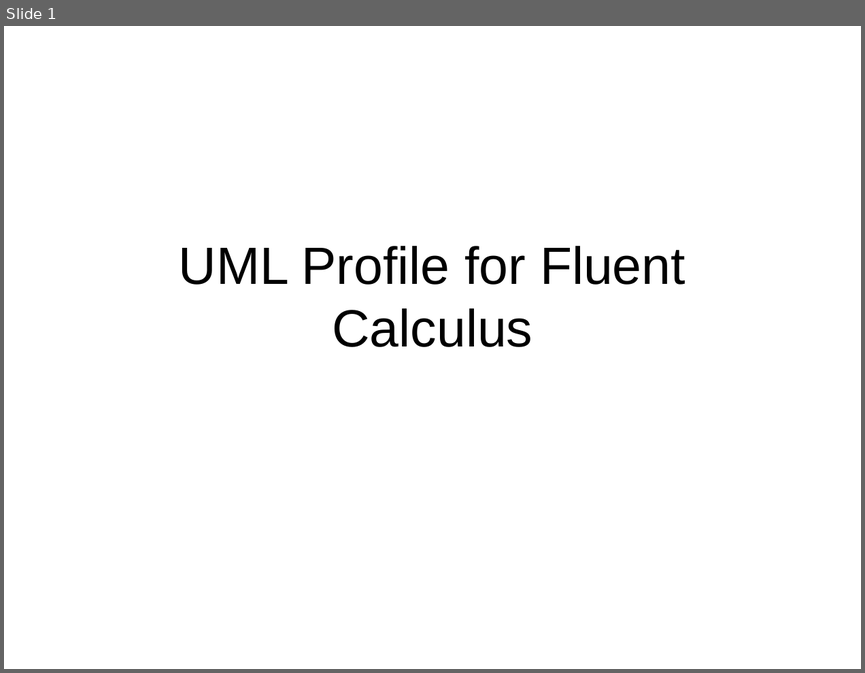
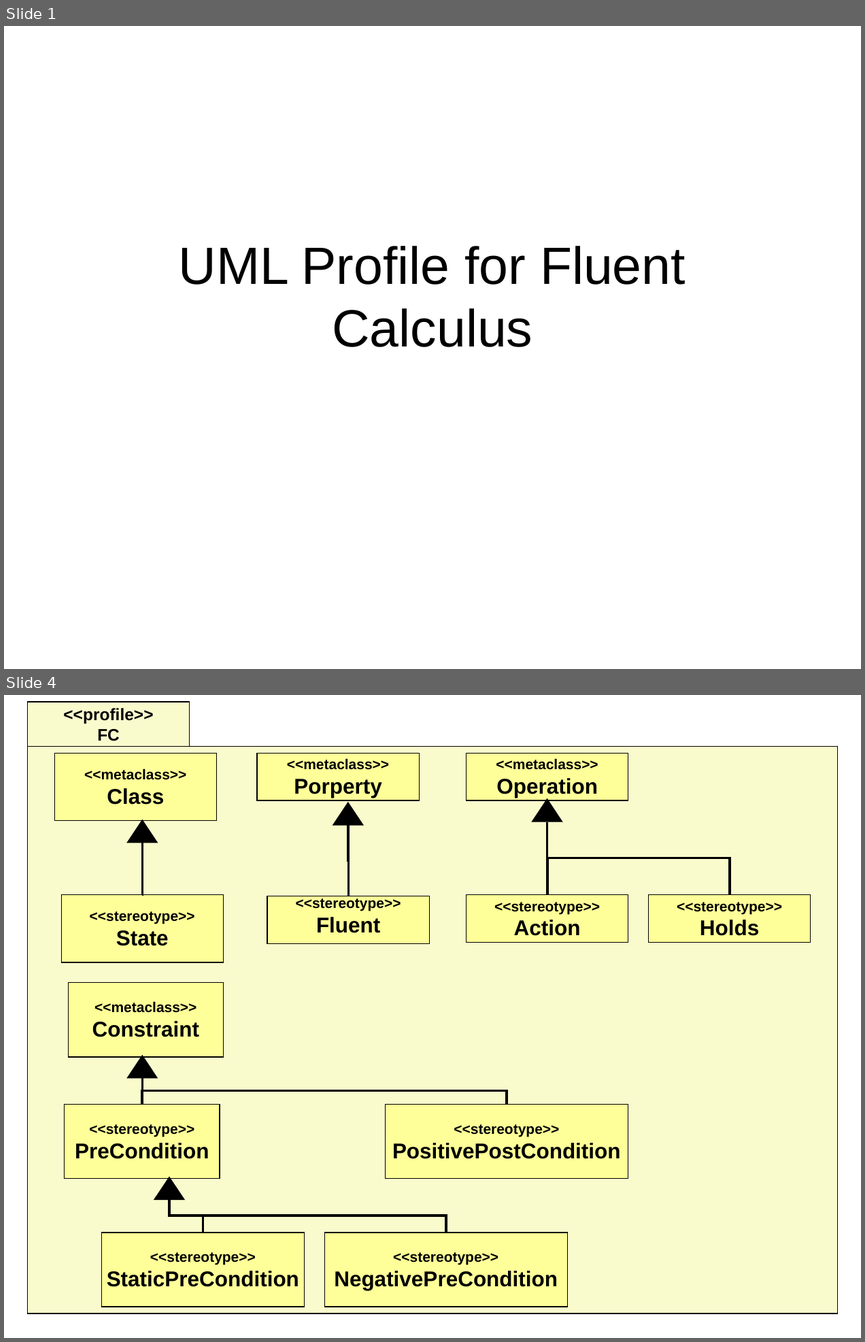
Before and after one commit to krishprince/rollerslam, a slide deck: docs/FluentCalculus/UML_Profile_for_Fluent_Calculus.ppt. Shown one above the other, each under a label of ours: slide 1 before the commit, slides 1 and 4 after it; the slides between them are not shown. The pictures are 865x673 and 865x1342 pixels, drawn with LibreOffice and Linux fonts; fonts in the diff are those of the drawing. Boxes give left, top, right and bottom in pixels: in the first picture for what was removed or moved away, otherwise in the second. Text is boxed around its words. In the diff, an @@ line names an element or a change of style, - is before the commit and + after.

Commit message:
versao 2 do profile para Fluent Calculus

```diff
--- a/docs/FluentCalculus/UML_Profile_for_Fluent_Calculus.ppt
+++ b/docs/FluentCalculus/UML_Profile_for_Fluent_Calculus.ppt
@@ slide 4 added at (4, 695, 861, 1338), background #FFFFFF @@
@@ rectangle added at (27, 702, 189, 747), fill #FAFBCD, outline #000000 0.74 pt, 14 pt, text #000000, bold @@
+<<profile>>
+FC
@@ rectangle added at (27, 747, 837, 1312), fill #FAFBCD, outline #000000 0.74 pt @@
@@ group added at (257, 753, 429, 943): 2 rectangles, 1 triangle, 1 elbow line @@
+<<stereotype>>
+Fluent
+<<metaclass>>
+Porperty
@@ group added at (466, 753, 810, 942): 3 rectangles, 2 elbow lines, 1 triangle @@
+<<metaclass>>
+Operation
+<<stereotype>>
+Holds
+<<stereotype>>
+Action
@@ group added at (54, 753, 224, 962): 2 rectangles, 1 triangle, 1 elbow line @@
+<<stereotype>>
+State
+<<metaclass>>
+Class
@@ group added at (64, 983, 629, 1307): 5 rectangles, 4 elbow lines, 2 triangles @@
+<<stereotype>>
+PositivePostCondition
+<<stereotype>>
+StaticPreCondition
+<<stereotype>>
+NegativePreCondition
+<<metaclass>>
+Constraint
+<<stereotype>>
+PreCondition
```
Also in this commit, not shown: 2 other slides added, 2 slides removed.
